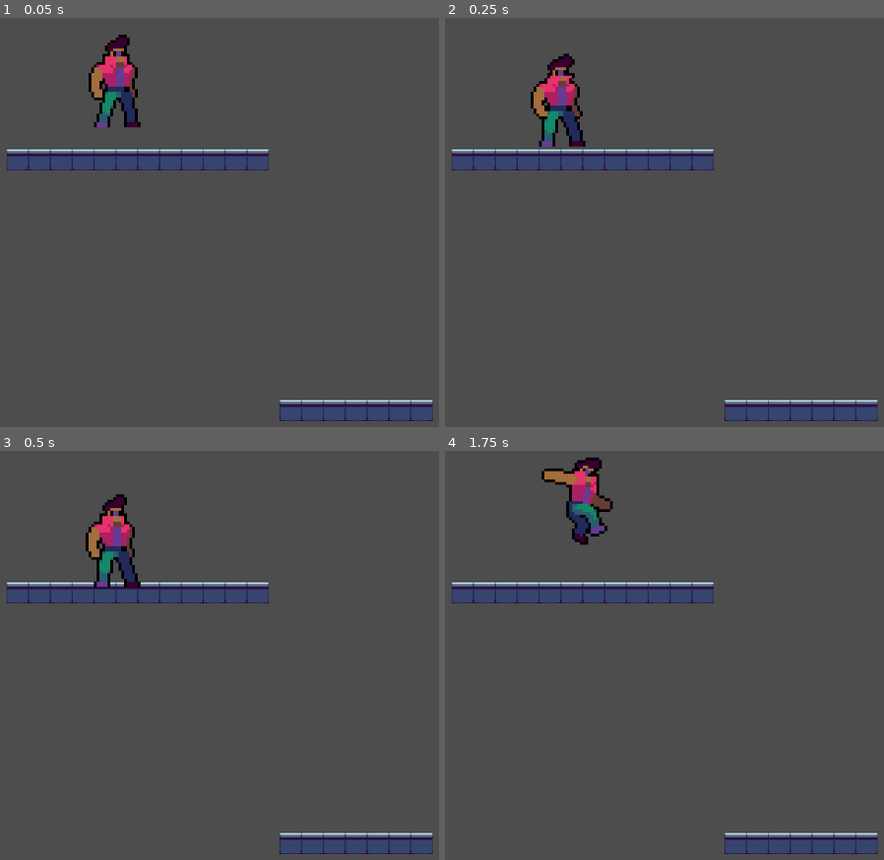
Above: before the commit, frames 1-4 (two rows, left to right).
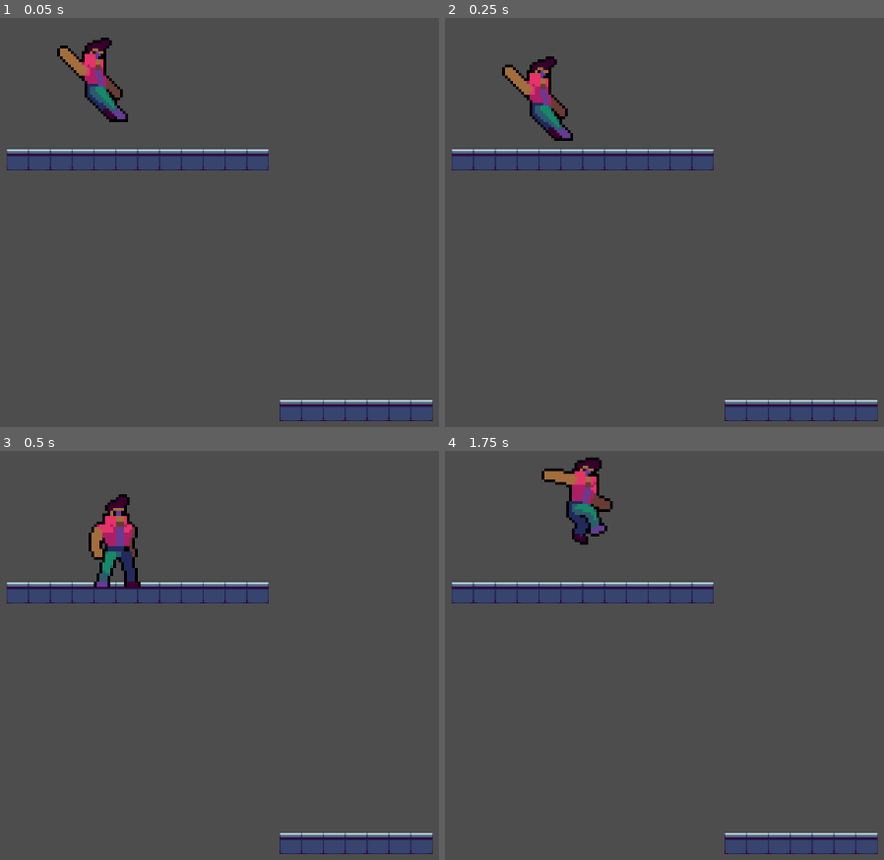
Above: after the commit, the same moments.

Repository: MiniJam-Cyber-Team-RTL/CyberProject
Game: Godot game, scene res://main.tscn
The game is run twice, just before and just after one commit, with the same random seed, the same clock (stepped at 60 frames per second) and the same inputs.
Inputs:
- Up to frame 1 (0.05 s): no input
- Up to frame 2 (0.25 s): no input
- Up to frame 3 (0.5 s): no input
- Up to frame 4 (1.75 s): tap Enter (ui_accept) at 0.5, 0.6, 0.77, 1.07, 1.35, 1.52 s; hold Right (ui_right) from 0.53 s (still down)

The runs differ from the first frame. In frame 1, 2.4% of the frame differs, in the area x 13-33%, y 4-27%; in frame 2, 2.4%; in frame 3, 1.0%; in frame 4, nothing differs.

Commit message:
FIX the crouching and the animation flow (kinda)

Diff:
--- a/Game/Scripts/player.gd
+++ b/Game/Scripts/player.gd
@@ -5,31 +5,59 @@
 const JUMP_VELOCITY = -300.0
 
 var is_facing_right = true
-
+var wait_for_anim_end = false
+var is_jumping = false
+var is_crouching = false # ras le cul, j'aimerais apprendre les anim tree mais tant pis
+var is_running = false # si quelqu'un vois ce code je n'ai plus aucune crédibilitée dans l'univers
+var direction
 func _physics_process(delta: float) -> void:
-	var direction := Input.get_axis("ui_left", "ui_right")
+	direction = Input.get_axis("ui_left", "ui_right")
 	is_facing_right = false if direction == -1 else true
 
 	# Add the gravity.
 	if not is_on_floor():
 		velocity += get_gravity() * delta
+		if !is_jumping:
+			play_anim("fall", !is_facing_right)
+	else:
+		# The Movement
+		if direction and !is_crouching: # Crouch as the priority over movement
+			velocity.x = direction * SPEED
+			play_anim("run", !is_facing_right)
+			is_running = true
+		else:
+			# If the player does nothing, idle
+			if !is_crouching:
+				velocity.x = move_toward(velocity.x, 0, SPEED)
+				play_anim("idle", !is_facing_right)
 
-	else:
-		if direction:
-			velocity.x = direction * SPEED
-			$AnimatedSprite2D.animation = "run"
-			$AnimatedSprite2D.flip_h = !is_facing_right
-			$AnimatedSprite2D.play()
-		else:
-			velocity.x = move_toward(velocity.x, 0, SPEED)
-			$AnimatedSprite2D.animation = "idle"
-			$AnimatedSprite2D.play()
-			# Handle jump.
-		if Input.is_action_just_pressed("ui_accept") and is_on_floor():
+		# Handle jump.
+		if Input.is_action_just_pressed("ui_accept"):
 			velocity.y = JUMP_VELOCITY
-			$AnimatedSprite2D.animation = "jump"
-			$AnimatedSprite2D.flip_h = !is_facing_right
-			$AnimatedSprite2D.play()
+			play_anim("jump", !is_facing_right)
+			is_jumping = true
+		# Handle the punch
+		# Handle crouching and unchrouching
+		if Input.is_action_just_pressed("ui_down"):
+			is_running = false
+			play_anim("crouch", !is_facing_right)
+			is_crouching = true
+			velocity.x = 0
+		elif Input.is_action_just_released("ui_down"):
+			play_anim("crouch", !is_facing_right, false)
+			is_crouching = false
+
+		is_jumping = velocity.y < 0
+	print($AnimatedSprite2D.is_playing())
+
 	# Get the input direction and handle the movement/deceleration.
 	# As good practice, you should replace UI actions with custom gameplay actions.
 	move_and_slide()
+
+func play_anim(anim_name : String, face_direction : bool, play_forward: bool = true):
+	$AnimatedSprite2D.animation = anim_name
+	$AnimatedSprite2D.flip_h = face_direction
+	if play_forward:
+		$AnimatedSprite2D.play()
+	else:
+		$AnimatedSprite2D.play_backwards()
--- a/Game/player.tscn
+++ b/Game/player.tscn
@@ -1,9 +1,26 @@
-[gd_scene load_steps=20 format=3 uid="uid://h0rlffgiuech"]
+[gd_scene load_steps=25 format=3 uid="uid://h0rlffgiuech"]
 
 [ext_resource type="Script" path="res://Scripts/player.gd" id="1_iyu3m"]
+[ext_resource type="Texture2D" uid="uid://b1stbgtb5a53g" path="res://assets/Images/Sprites/Player/player_crouch.png" id="2_ol10a"]
 [ext_resource type="Texture2D" uid="uid://b0ojtcqdupun6" path="res://Assets/Images/Sprites/Player/player_idle.png" id="2_vjiwu"]
 [ext_resource type="Texture2D" uid="uid://bjirin67ap8ry" path="res://assets/Images/Sprites/Player/player_jump.png" id="3_136nf"]
 [ext_resource type="Texture2D" uid="uid://dd2m1be1abpit" path="res://Assets/Images/Sprites/Player/player_run.png" id="3_n5fnu"]
+
+[sub_resource type="AtlasTexture" id="AtlasTexture_spptk"]
+atlas = ExtResource("2_ol10a")
+region = Rect2(2, 0, 24, 48)
+
+[sub_resource type="AtlasTexture" id="AtlasTexture_g60kh"]
+atlas = ExtResource("2_ol10a")
+region = Rect2(50, 0, 24, 48)
+
+[sub_resource type="AtlasTexture" id="AtlasTexture_36xxt"]
+atlas = ExtResource("2_ol10a")
+region = Rect2(98, 0, 24, 48)
+
+[sub_resource type="AtlasTexture" id="AtlasTexture_7sgpb"]
+atlas = ExtResource("3_136nf")
+region = Rect2(96, 0, 47, 48)
 
 [sub_resource type="AtlasTexture" id="AtlasTexture_uam60"]
 atlas = ExtResource("2_vjiwu")
@@ -61,6 +78,28 @@
 animations = [{
 "frames": [{
 "duration": 1.0,
+"texture": SubResource("AtlasTexture_spptk")
+}, {
+"duration": 1.0,
+"texture": SubResource("AtlasTexture_g60kh")
+}, {
+"duration": 1.0,
+"texture": SubResource("AtlasTexture_36xxt")
+}],
+"loop": false,
+"name": &"crouch",
+"speed": 15.0
+}, {
+"frames": [{
+"duration": 1.0,
+"texture": SubResource("AtlasTexture_7sgpb")
+}],
+"loop": true,
+"name": &"fall",
+"speed": 5.0
+}, {
+"frames": [{
+"duration": 1.0,
 "texture": SubResource("AtlasTexture_uam60")
 }, {
 "duration": 1.0,
@@ -89,6 +128,11 @@
 "loop": false,
 "name": &"jump",
 "speed": 4.0
+}, {
+"frames": [],
+"loop": true,
+"name": &"punch",
+"speed": 5.0
 }, {
 "frames": [{
 "duration": 1.0,
@@ -127,7 +171,7 @@
 [node name="AnimatedSprite2D" type="AnimatedSprite2D" parent="."]
 position = Vector2(-1, -24)
 sprite_frames = SubResource("SpriteFrames_0kp0c")
-animation = &"idle"
+animation = &"punch"
 autoplay = "idle"
 
 [node name="CollisionShape2D" type="CollisionShape2D" parent="."]
Binary file added: Game/Assets/Images/Sprites/Player/player_crouch.png
Not shown, added: Game/Assets/Images/Sprites/Player/player_crouch.png.import
